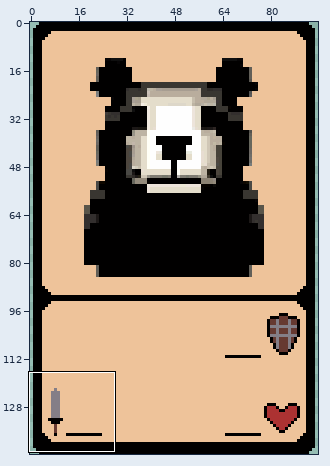
Sprite sheet -- SimplestCardGame/Assets/Sprites/Cards/Card_1.png. Above: a wide view before the commit, with the close-up outlined.
Close-up. Before:
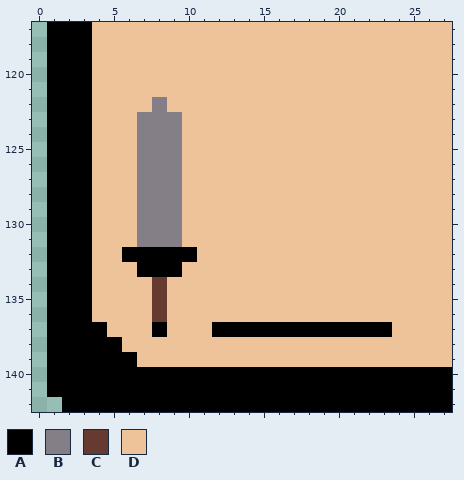
The file is 96x144 pixels. Colours within 5 levels of each other are drawn and written as one. Shown: x 0..27, y 117..142.
Palette (. is transparent): A #010000  B #847e87  C #663931  D #eec39a
Pixels before, first column x 1:
117 AAADDDDDDDDDDDDDDDDDDDDDDDD
118 AAADDDDDDDDDDDDDDDDDDDDDDDD
119 AAADDDDDDDDDDDDDDDDDDDDDDDD
120 AAADDDDDDDDDDDDDDDDDDDDDDDD
121 AAADDDDDDDDDDDDDDDDDDDDDDDD
122 AAADDDDBDDDDDDDDDDDDDDDDDDD
123 AAADDDBBBDDDDDDDDDDDDDDDDDD
124 AAADDDBBBDDDDDDDDDDDDDDDDDD
125 AAADDDBBBDDDDDDDDDDDDDDDDDD
126 AAADDDBBBDDDDDDDDDDDDDDDDDD
127 AAADDDBBBDDDDDDDDDDDDDDDDDD
128 AAADDDBBBDDDDDDDDDDDDDDDDDD
129 AAADDDBBBDDDDDDDDDDDDDDDDDD
130 AAADDDBBBDDDDDDDDDDDDDDDDDD
131 AAADDDBBBDDDDDDDDDDDDDDDDDD
132 AAADDAAAAADDDDDDDDDDDDDDDDD
133 AAADDDAAADDDDDDDDDDDDDDDDDD
134 AAADDDDCDDDDDDDDDDDDDDDDDDD
135 AAADDDDCDDDDDDDDDDDDDDDDDDD
136 AAADDDDCDDDDDDDDDDDDDDDDDDD
137 AAAADDDADDDAAAAAAAAAAAADDDD
138 AAAAADDDDDDDDDDDDDDDDDDDDDD
139 AAAAAADDDDDDDDDDDDDDDDDDDDD
140 AAAAAAAAAAAAAAAAAAAAAAAAAAA
141 AAAAAAAAAAAAAAAAAAAAAAAAAAA
142 .AAAAAAAAAAAAAAAAAAAAAAAAAA
Now the later version:
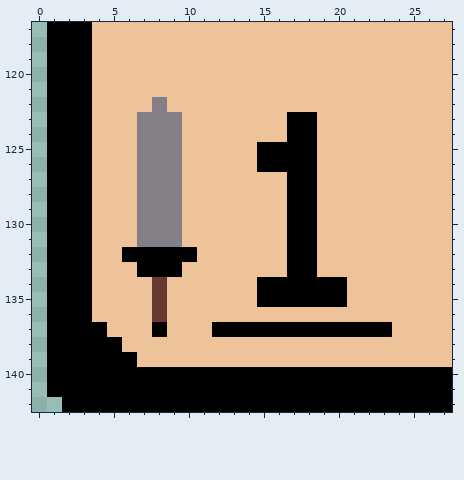
Diff:
Colour A replaces colour D in rows 123 to 124 at x 17 to 18; in rows 125 to 126 at x 15 to 18; in rows 127 to 133 at x 17 to 18; in rows 134 to 135 at x 15 to 20.
Boxes around the changes in both close-ups, in picture pixels (x1, y1, x2, y2):
changed: (257, 112, 347, 307)
